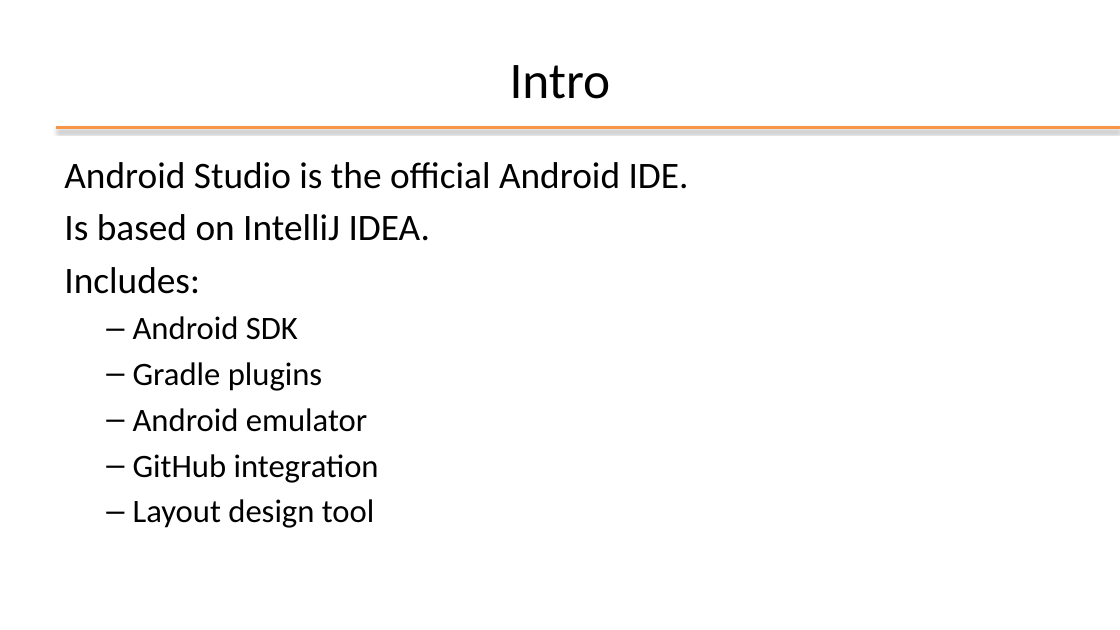
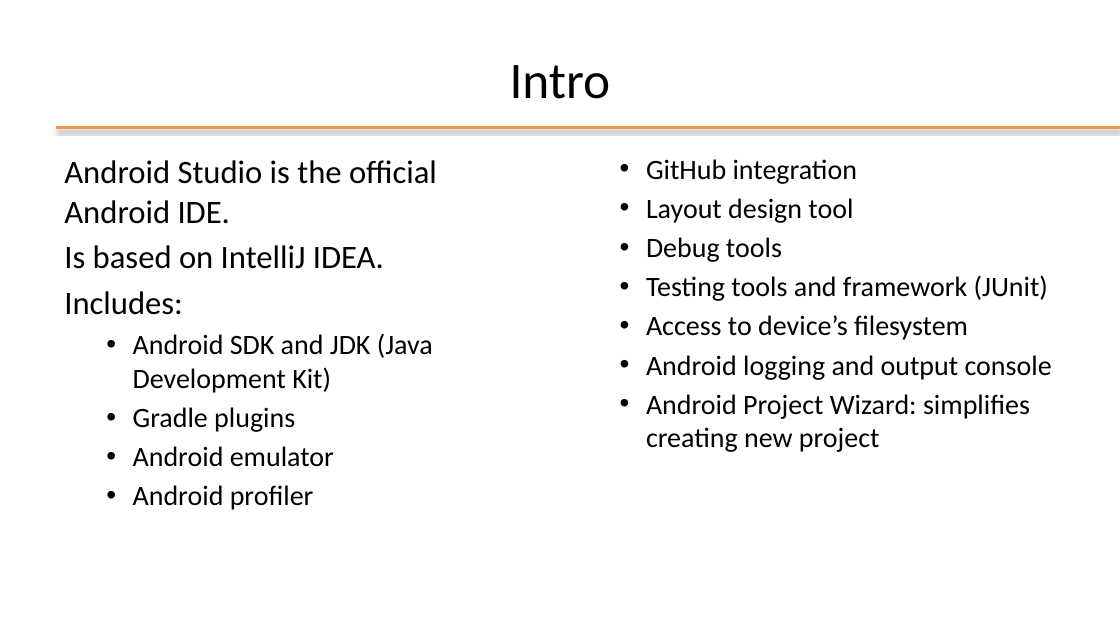
Before and after one commit to kevinmala00/ATTIVITA-PROGETTUALE, a slide deck: slide 2 of slides/02 - Android Studio.pptx. Drawn at 1120x630 pixels with LibreOffice and Linux fonts; fonts in the diff are those of the drawing; background and template pictures are left out. Boxes give left, top, right and bottom in pixels: in the first picture for what was removed or moved away, otherwise in the second. Text is boxed around its words. In the diff, an @@ line names an element or a change of style, - is before the commit and + after.

Commit message:
M2 -> FINISHED (updrage intro page, add SDK Manager page)

```diff
--- a/slides/02 - Android Studio.pptx
+++ b/slides/02 - Android Studio.pptx
@@ text at [64,160,437,467]: size 32 to 28 pt in "Android Studio is the official Android IDE.", "Is based on IntelliJ IDEA.", "Includes:"; size 28 to 24 pt in "Gradle plugins", "Android emulator"; bullet – to • @@
@@ text added at [646,159,1052,452], 24 pt, text #000000 @@
+  • GitHub integration
+  • Layout design tool
+  • Debug tools
+  • Testing tools and framework (JUnit)
+  • Access to device’s filesystem
+  • Android logging and output console
+  • Android Project Wizard: simplifies creating new project
@@ text at [133,333,433,393]: text changed; size 28 to 24 pt @@
-  – Android SDK
+  • Android SDK and JDK (Java Development Kit)
@@ text at [133,485,314,510]: text changed; size 28 to 24 pt @@
-  – GitHub integration
-  – Layout design tool
+  • Android profiler
```
Also in this commit, not shown: 4 other slides changed, 1 slide added.
